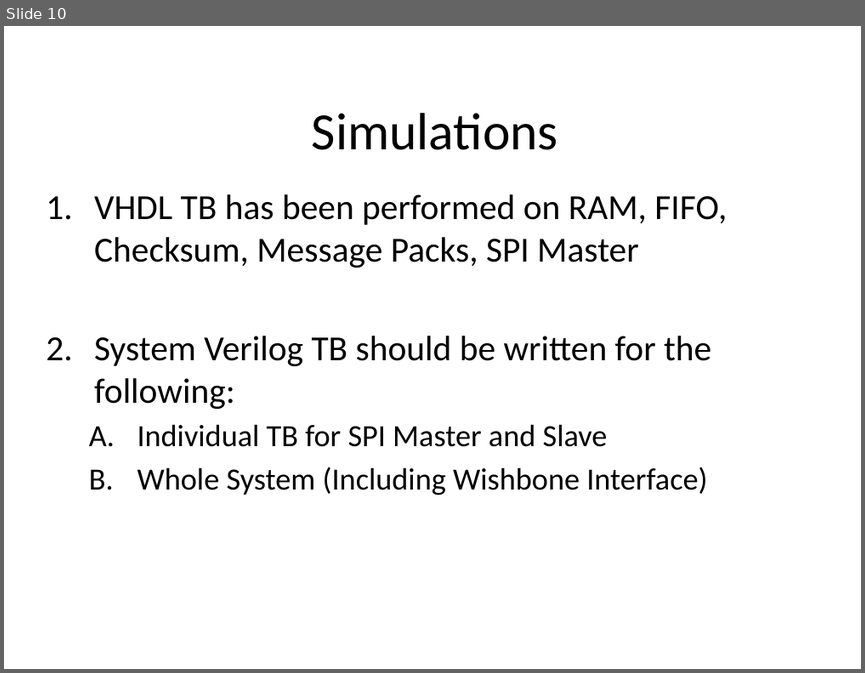
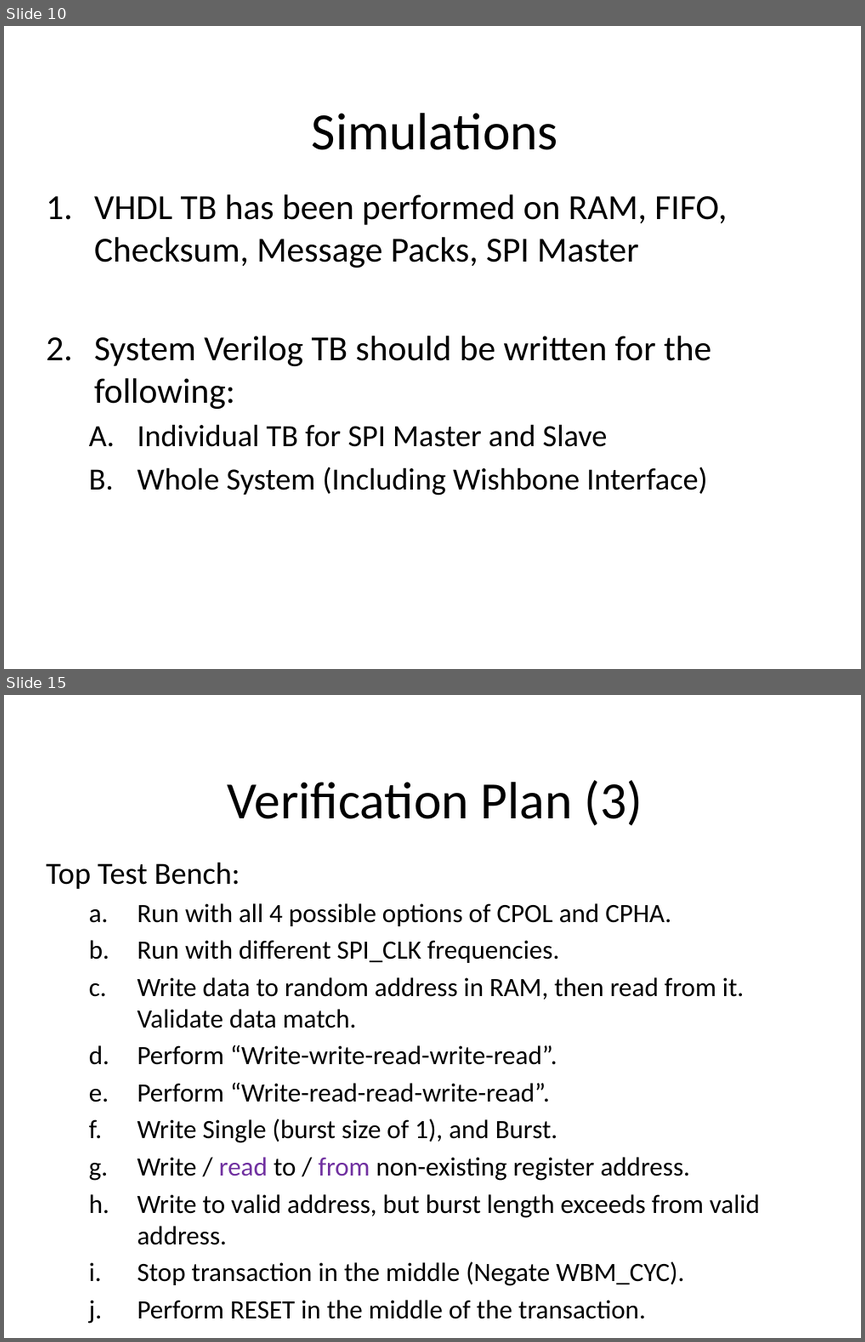
Before and after one commit to dengqingyong/vlsi-spi, a slide deck: Presentations/Mid_Presentation/spi_mid_presentation.pptx. Shown one above the other, each under a label of ours: slide 10 before the commit, slides 10 and 15 after it; the slides between them are not shown. The pictures are 865x673 and 865x1342 pixels, drawn with LibreOffice and Linux fonts; fonts in the diff are those of the drawing; background and template pictures are left out. Boxes give left, top, right and bottom in pixels: in the first picture for what was removed or moved away, otherwise in the second. Text is boxed around its words. In the diff, an @@ line names an element or a change of style, - is before the commit and + after.

Commit message:
1. SPI Mid Presentation update (Final Version) 2. WBS_SPI - Added support in Write to SPI Master's Registers 3. SPI Master - Added BUSY bit

```diff
--- a/Presentations/Mid_Presentation/spi_mid_presentation.pptx
+++ b/Presentations/Mid_Presentation/spi_mid_presentation.pptx
@@ slide 15 added at <box>4,695,861,1338</box>, background picture (left out) @@
@@ title added at <box>228,780,642,826</box>, 44 pt, text #000000 @@
+Verification Plan (3)
@@ subtitle added at <box>46,862,760,1286</box>, 22.2 pt, text #000000 @@
+Top Test Bench:
+  a. Run with all 4 possible options of CPOL and CPHA.
+  b. Run with different SPI_CLK frequencies.
+  c. Write data to random address in RAM, then read from it. Validate data match.
+  d. Perform “Write-write-read-write-read”.
+  e. Perform “Write-read-read-write-read”.
+  f. Write Single (burst size of 1), and Burst.
+  g. Write / read to / from non-existing register address.
+  h. Write to valid address, but burst length exceeds from valid address.
+  i. Stop transaction in the middle (Negate WBM_CYC).
+  j. Perform RESET in the middle of the transaction.
```
Also in this commit, not shown: 5 slides changed, 3 other slides added, 2 other files.
